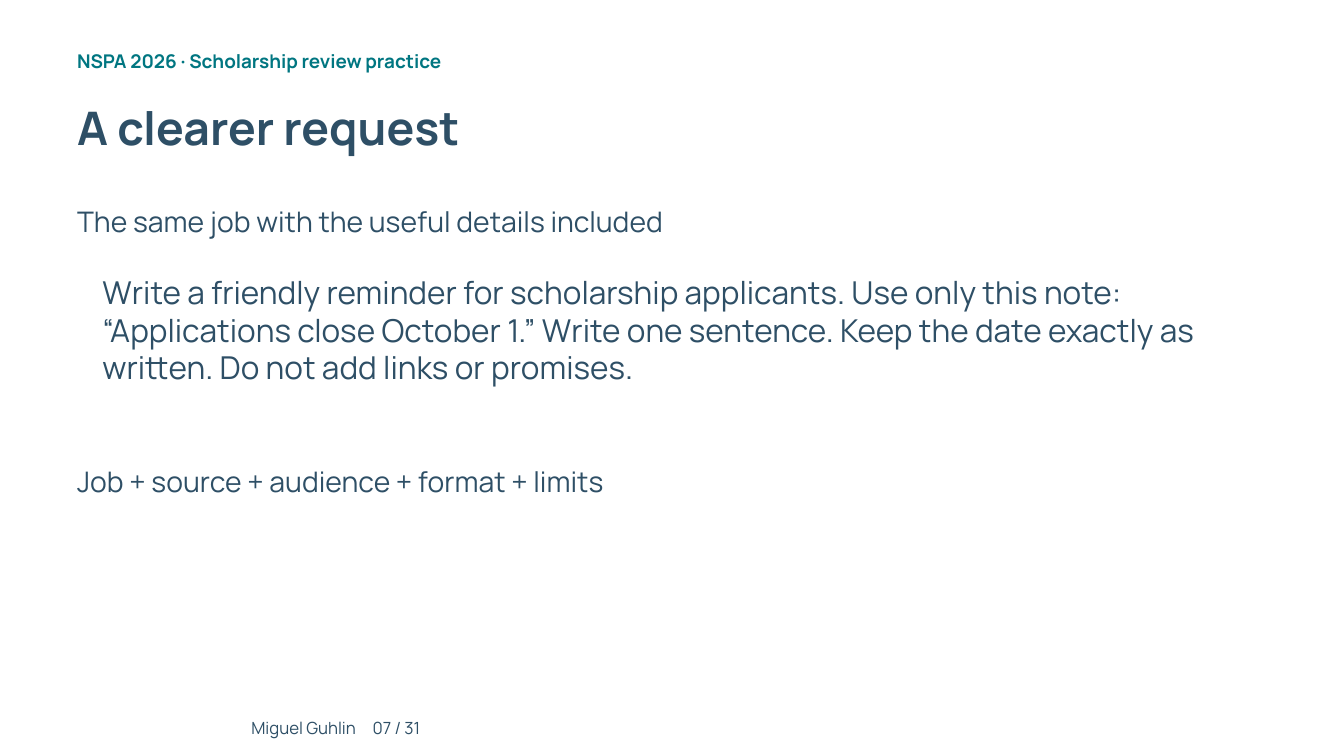
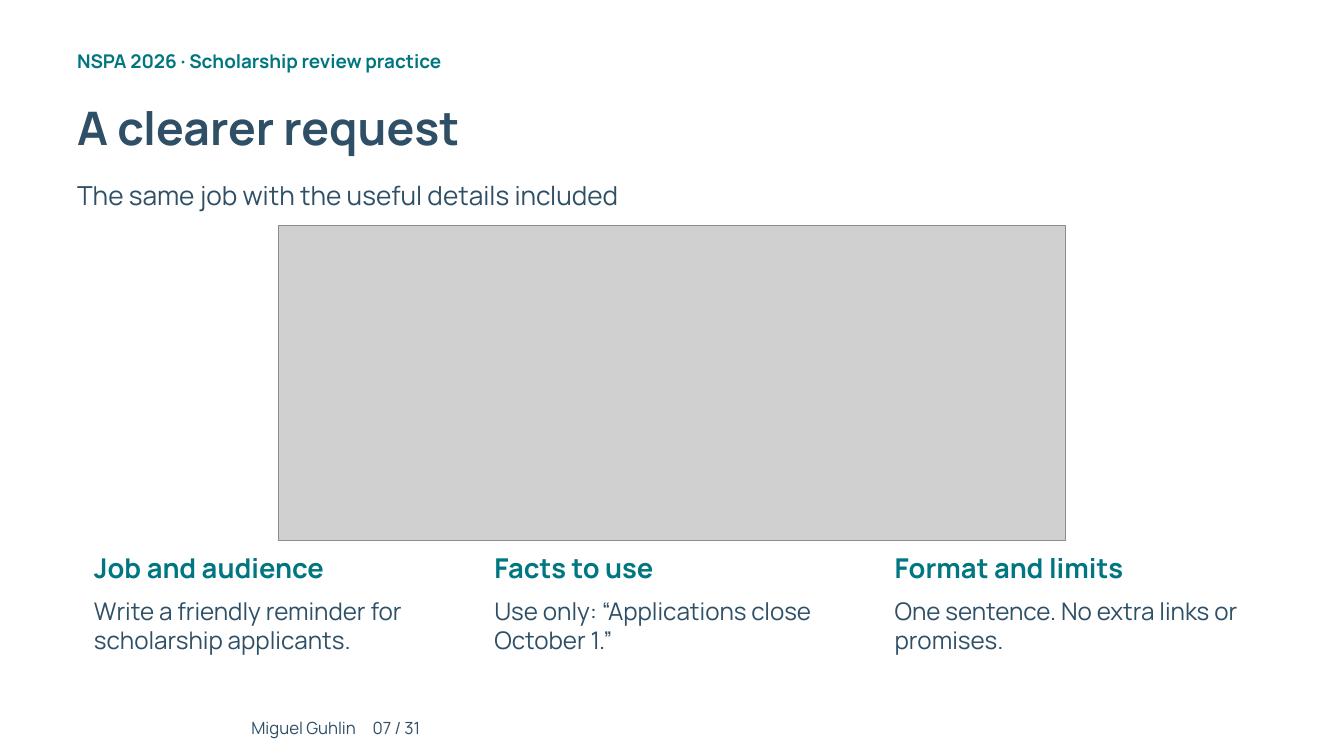
Before and after one commit to mguhlin/nspa, a slide deck: slide 7 of 2026/p/slides/ai-prompting-scholarship-review.pptx. Drawn at 1344x756 pixels with LibreOffice and Linux fonts; fonts in the diff are those of the drawing; grey boxes stand for pictures; background and template pictures are left out. Boxes give left, top, right and bottom in pixels: in the first picture for what was removed or moved away, otherwise in the second. Text is boxed around its words. In the diff, an @@ line names an element or a change of style, - is before the commit and + after.

```diff
--- a/2026/p/slides/ai-prompting-scholarship-review.pptx
+++ b/2026/p/slides/ai-prompting-scholarship-review.pptx
@@ text "The same job with the ...": place and size @@
-text "The same job with the ..." at (77, 211, 663, 239)
+text "The same job with the ..." at (77, 185, 619, 212)
@@ text "The same job with the ..." at (77, 185, 619, 212): size 20.2 to 18.8 pt @@
@@ picture added at (278, 226, 1066, 540) @@
@@ text removed at (102, 281, 1194, 387) @@
-Write a friendly reminder for scholarship applicants. Use only this note: “Applications close October 1.” Write one sentence. Keep the date exactly as written. Do not add links or promises.
@@ text removed at (77, 471, 603, 493) @@
-Job + source + audience + format + limits
@@ text added at (94, 558, 324, 579), 19.5 pt, text #007681, bold @@
+Job and audience
@@ text added at (494, 558, 653, 579), 19.5 pt, text #007681, bold @@
+Facts to use
@@ text added at (895, 558, 1123, 579), 19.5 pt, text #007681, bold @@
+Format and limits
@@ text added at (94, 602, 402, 655), 17.2 pt, text #2E4F66 @@
+Write a friendly reminder for scholarship applicants.
@@ text added at (494, 602, 811, 650), 17.2 pt, text #2E4F66 @@
+Use only: “Applications close October 1.”
@@ text added at (895, 602, 1237, 655), 17.2 pt, text #2E4F66 @@
+One sentence. No extra links or promises.
```
Also in this commit, not shown: 16 other slides changed, 1 slide added, 1 slide removed, 41 other files.
